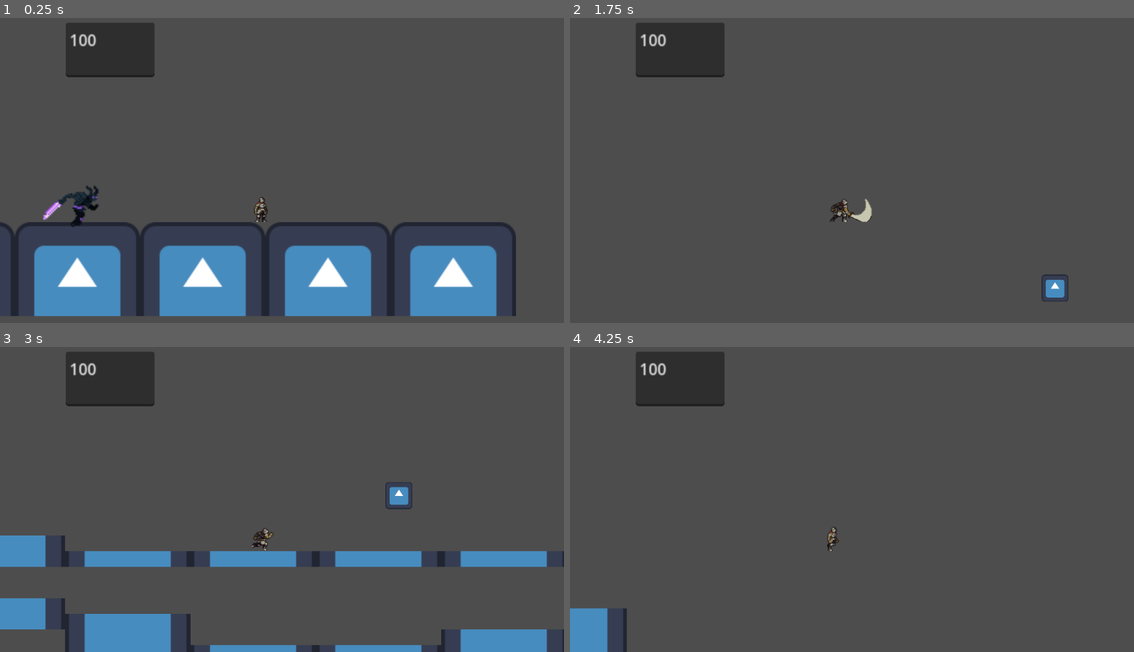
Above: before the commit, frames 1-4 (two rows, left to right).
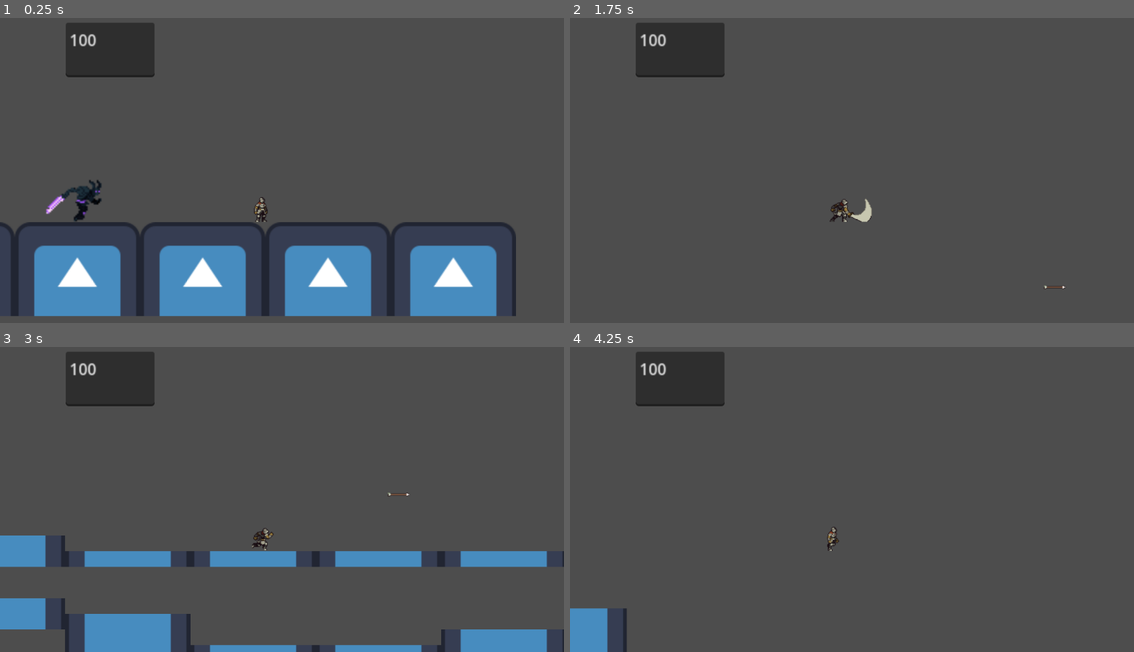
Above: after the commit, the same moments.

Repository: Xenon480/IST-Assignment-4
Game: Godot game, scene res://Level1.tscn
Two runs of this game, one before a commit and one after it. Both use one fixed random seed, a clock stepped at 60 frames per second and the inputs below. The project has no main scene, so this scene is started directly. The engine's default icon, where the game draws it, is replaced by a stand-in: a white triangle on a blue panel in a dark square.
Inputs (mouse positions are in pixels of both pictures, inside the frame that each line leads up to):
- Up to frame 1 (0.25 s): no input
- Up to frame 2 (1.75 s): move the mouse to (976, 149) at 0.52 s; hold D (move_right) from 0.53 s (still down); tap E (Dash) at 0.6 s; tap Space (jump) at 0.77, 1.52 s; move the mouse to (739, 179) at 1.27 s; click (739, 179) at 1.35 s
- Up to frame 3 (3 s): move the mouse to (338, 423) at 2.02 s; release D (move_right) at 2.03 s; hold A (move_left) 2.03-2.78 s; tap C (slide) at 2.1 s; move the mouse to (253, 557) at 2.77 s; hold D (move_right) from 2.78 s (still down); tap E (Dash) at 2.85 s
- Up to frame 4 (4.25 s): keep holding D (move_right); tap Space (jump) at 3.02, 3.77 s; move the mouse to (1021, 542) at 3.52 s; click (1021, 542) at 3.6 s

The runs differ from the first frame. In frame 1, 0.5% of the frame differs, in the area x 7-19%, y 53-69%; in frame 2, 0.3%; in frame 3, 0.3%; in frame 4, nothing differs.

Commit message:
MORE MORE MORE ANIMATIONS
ANIMATING IS SO ODAOPIWDJAWOIDJAOIWDJAOIWDJIAOWD

Diff:
--- a/ist-assignment/Projectile.tscn
+++ b/ist-assignment/Projectile.tscn
@@ -1,10 +1,10 @@
 [gd_scene load_steps=4 format=3 uid="uid://cibpsnn7ctoph"]
 
 [ext_resource type="Script" path="res://projectile.gd" id="1_0o28f"]
-[ext_resource type="Texture2D" uid="uid://dhvskcmvdcjmm" path="res://icon.svg" id="1_qwl0y"]
+[ext_resource type="Texture2D" uid="uid://dkqfwupbsw1pl" path="res://GandalfHardcore Archer/arrow.png" id="2_6wh14"]
 
 [sub_resource type="RectangleShape2D" id="RectangleShape2D_itm5b"]
-size = Vector2(24, 25)
+size = Vector2(24, 8)
 
 [node name="CharacterBody2D" type="CharacterBody2D"]
 position = Vector2(265, 111)
@@ -12,16 +12,16 @@
 metadata/Direction = Vector2(0, 0)
 
 [node name="Icon" type="Sprite2D" parent="."]
-position = Vector2(-7.99999, -3)
-scale = Vector2(0.214844, 0.214844)
-texture = ExtResource("1_qwl0y")
+position = Vector2(-8, -4)
+scale = Vector2(0.753712, 0.753712)
+texture = ExtResource("2_6wh14")
 metadata/Direction = Vector2(0, 0)
 
 [node name="Area2D" type="Area2D" parent="."]
 position = Vector2(-8, -3)
 
 [node name="CollisionShape2D" type="CollisionShape2D" parent="Area2D"]
-position = Vector2(0, -0.5)
+position = Vector2(0, -1)
 shape = SubResource("RectangleShape2D_itm5b")
 
 [connection signal="body_entered" from="Area2D" to="." method="_on_area_2d_body_entered"]
--- a/ist-assignment/Swordman.tscn
+++ b/ist-assignment/Swordman.tscn
@@ -1,97 +1,351 @@
-[gd_scene load_steps=22 format=3 uid="uid://b6ky51hpnw00j"]
+[gd_scene load_steps=62 format=3 uid="uid://b6ky51hpnw00j"]
 
 [ext_resource type="Script" path="res://theman.gd" id="1_agoay"]
 [ext_resource type="Texture2D" uid="uid://bmircm2t0dbio" path="res://Warrior Enemy/NightBorne.png" id="2_o1k7b"]
 
-[sub_resource type="AtlasTexture" id="AtlasTexture_g4qqd"]
-atlas = ExtResource("2_o1k7b")
-region = Rect2(0, 33, 80, 33)
-
-[sub_resource type="AtlasTexture" id="AtlasTexture_33qp5"]
-atlas = ExtResource("2_o1k7b")
-region = Rect2(80, 33, 80, 33)
-
-[sub_resource type="AtlasTexture" id="AtlasTexture_iq34l"]
-atlas = ExtResource("2_o1k7b")
-region = Rect2(160, 33, 80, 33)
-
-[sub_resource type="AtlasTexture" id="AtlasTexture_e0xwh"]
-atlas = ExtResource("2_o1k7b")
-region = Rect2(240, 33, 80, 33)
-
-[sub_resource type="AtlasTexture" id="AtlasTexture_j2me6"]
-atlas = ExtResource("2_o1k7b")
-region = Rect2(320, 33, 80, 33)
-
-[sub_resource type="AtlasTexture" id="AtlasTexture_wfnwp"]
-atlas = ExtResource("2_o1k7b")
-region = Rect2(400, 33, 80, 33)
-
-[sub_resource type="AtlasTexture" id="AtlasTexture_d5war"]
-atlas = ExtResource("2_o1k7b")
-region = Rect2(480, 33, 80, 33)
-
-[sub_resource type="AtlasTexture" id="AtlasTexture_f55wr"]
-atlas = ExtResource("2_o1k7b")
-region = Rect2(560, 33, 80, 33)
-
-[sub_resource type="AtlasTexture" id="AtlasTexture_7yehy"]
-atlas = ExtResource("2_o1k7b")
-region = Rect2(640, 33, 80, 33)
-
-[sub_resource type="AtlasTexture" id="AtlasTexture_424f3"]
-atlas = ExtResource("2_o1k7b")
-region = Rect2(0, 108, 80, 36)
-
-[sub_resource type="AtlasTexture" id="AtlasTexture_fbvk3"]
-atlas = ExtResource("2_o1k7b")
-region = Rect2(80, 108, 80, 36)
-
-[sub_resource type="AtlasTexture" id="AtlasTexture_fj5f6"]
-atlas = ExtResource("2_o1k7b")
-region = Rect2(160, 108, 80, 36)
-
-[sub_resource type="AtlasTexture" id="AtlasTexture_q0bua"]
-atlas = ExtResource("2_o1k7b")
-region = Rect2(240, 108, 80, 36)
-
-[sub_resource type="AtlasTexture" id="AtlasTexture_5x6j7"]
-atlas = ExtResource("2_o1k7b")
-region = Rect2(320, 108, 80, 36)
-
-[sub_resource type="AtlasTexture" id="AtlasTexture_jufrd"]
-atlas = ExtResource("2_o1k7b")
-region = Rect2(400, 108, 80, 36)
+[sub_resource type="AtlasTexture" id="AtlasTexture_8so7s"]
+atlas = ExtResource("2_o1k7b")
+region = Rect2(0, 329, 80, 56)
+
+[sub_resource type="AtlasTexture" id="AtlasTexture_odo0q"]
+atlas = ExtResource("2_o1k7b")
+region = Rect2(80, 329, 80, 56)
+
+[sub_resource type="AtlasTexture" id="AtlasTexture_8ei4a"]
+atlas = ExtResource("2_o1k7b")
+region = Rect2(160, 329, 80, 56)
+
+[sub_resource type="AtlasTexture" id="AtlasTexture_dh7uk"]
+atlas = ExtResource("2_o1k7b")
+region = Rect2(240, 329, 80, 56)
+
+[sub_resource type="AtlasTexture" id="AtlasTexture_m3vp1"]
+atlas = ExtResource("2_o1k7b")
+region = Rect2(320, 329, 80, 56)
+
+[sub_resource type="AtlasTexture" id="AtlasTexture_7gmof"]
+atlas = ExtResource("2_o1k7b")
+region = Rect2(400, 329, 80, 56)
+
+[sub_resource type="AtlasTexture" id="AtlasTexture_byb10"]
+atlas = ExtResource("2_o1k7b")
+region = Rect2(480, 329, 80, 56)
+
+[sub_resource type="AtlasTexture" id="AtlasTexture_yinm2"]
+atlas = ExtResource("2_o1k7b")
+region = Rect2(560, 329, 80, 56)
+
+[sub_resource type="AtlasTexture" id="AtlasTexture_8lrmx"]
+atlas = ExtResource("2_o1k7b")
+region = Rect2(640, 329, 80, 56)
+
+[sub_resource type="AtlasTexture" id="AtlasTexture_nsi0i"]
+atlas = ExtResource("2_o1k7b")
+region = Rect2(720, 329, 80, 56)
+
+[sub_resource type="AtlasTexture" id="AtlasTexture_llwyo"]
+atlas = ExtResource("2_o1k7b")
+region = Rect2(800, 329, 80, 56)
+
+[sub_resource type="AtlasTexture" id="AtlasTexture_3twy1"]
+atlas = ExtResource("2_o1k7b")
+region = Rect2(880, 329, 80, 56)
+
+[sub_resource type="AtlasTexture" id="AtlasTexture_mqkre"]
+atlas = ExtResource("2_o1k7b")
+region = Rect2(960, 329, 80, 56)
+
+[sub_resource type="AtlasTexture" id="AtlasTexture_ddwko"]
+atlas = ExtResource("2_o1k7b")
+region = Rect2(1040, 329, 80, 56)
+
+[sub_resource type="AtlasTexture" id="AtlasTexture_11nib"]
+atlas = ExtResource("2_o1k7b")
+region = Rect2(1120, 329, 80, 56)
+
+[sub_resource type="AtlasTexture" id="AtlasTexture_6722v"]
+atlas = ExtResource("2_o1k7b")
+region = Rect2(1200, 329, 80, 56)
+
+[sub_resource type="AtlasTexture" id="AtlasTexture_7megq"]
+atlas = ExtResource("2_o1k7b")
+region = Rect2(1280, 329, 80, 56)
+
+[sub_resource type="AtlasTexture" id="AtlasTexture_yuhy0"]
+atlas = ExtResource("2_o1k7b")
+region = Rect2(1360, 329, 80, 56)
+
+[sub_resource type="AtlasTexture" id="AtlasTexture_vj5ja"]
+atlas = ExtResource("2_o1k7b")
+region = Rect2(1440, 329, 80, 56)
+
+[sub_resource type="AtlasTexture" id="AtlasTexture_dk7sg"]
+atlas = ExtResource("2_o1k7b")
+region = Rect2(1520, 329, 80, 56)
+
+[sub_resource type="AtlasTexture" id="AtlasTexture_ros01"]
+atlas = ExtResource("2_o1k7b")
+region = Rect2(1600, 329, 80, 56)
+
+[sub_resource type="AtlasTexture" id="AtlasTexture_sm0pi"]
+atlas = ExtResource("2_o1k7b")
+region = Rect2(1680, 329, 80, 56)
+
+[sub_resource type="AtlasTexture" id="AtlasTexture_yqhuw"]
+atlas = ExtResource("2_o1k7b")
+region = Rect2(1760, 329, 80, 56)
+
+[sub_resource type="AtlasTexture" id="AtlasTexture_nfx13"]
+atlas = ExtResource("2_o1k7b")
+region = Rect2(0, 249, 80, 56)
+
+[sub_resource type="AtlasTexture" id="AtlasTexture_p16r8"]
+atlas = ExtResource("2_o1k7b")
+region = Rect2(80, 249, 80, 56)
+
+[sub_resource type="AtlasTexture" id="AtlasTexture_7u412"]
+atlas = ExtResource("2_o1k7b")
+region = Rect2(160, 249, 80, 56)
+
+[sub_resource type="AtlasTexture" id="AtlasTexture_ait25"]
+atlas = ExtResource("2_o1k7b")
+region = Rect2(240, 249, 80, 56)
+
+[sub_resource type="AtlasTexture" id="AtlasTexture_lgchf"]
+atlas = ExtResource("2_o1k7b")
+region = Rect2(320, 249, 80, 56)
+
+[sub_resource type="AtlasTexture" id="AtlasTexture_vy3o0"]
+atlas = ExtResource("2_o1k7b")
+region = Rect2(0, 8, 80, 56)
+
+[sub_resource type="AtlasTexture" id="AtlasTexture_3l5go"]
+atlas = ExtResource("2_o1k7b")
+region = Rect2(80, 8, 80, 56)
+
+[sub_resource type="AtlasTexture" id="AtlasTexture_pbx0p"]
+atlas = ExtResource("2_o1k7b")
+region = Rect2(160, 8, 80, 56)
+
+[sub_resource type="AtlasTexture" id="AtlasTexture_mtxb3"]
+atlas = ExtResource("2_o1k7b")
+region = Rect2(240, 8, 80, 56)
+
+[sub_resource type="AtlasTexture" id="AtlasTexture_tkf8n"]
+atlas = ExtResource("2_o1k7b")
+region = Rect2(320, 8, 80, 56)
+
+[sub_resource type="AtlasTexture" id="AtlasTexture_82fb0"]
+atlas = ExtResource("2_o1k7b")
+region = Rect2(400, 8, 80, 56)
+
+[sub_resource type="AtlasTexture" id="AtlasTexture_a6kw7"]
+atlas = ExtResource("2_o1k7b")
+region = Rect2(480, 8, 80, 56)
+
+[sub_resource type="AtlasTexture" id="AtlasTexture_jovky"]
+atlas = ExtResource("2_o1k7b")
+region = Rect2(560, 8, 80, 56)
+
+[sub_resource type="AtlasTexture" id="AtlasTexture_k0mrr"]
+atlas = ExtResource("2_o1k7b")
+region = Rect2(640, 8, 80, 56)
+
+[sub_resource type="AtlasTexture" id="AtlasTexture_mf4xc"]
+atlas = ExtResource("2_o1k7b")
+region = Rect2(0, 89, 80, 56)
+
+[sub_resource type="AtlasTexture" id="AtlasTexture_nd6am"]
+atlas = ExtResource("2_o1k7b")
+region = Rect2(80, 89, 80, 56)
+
+[sub_resource type="AtlasTexture" id="AtlasTexture_3wx8i"]
+atlas = ExtResource("2_o1k7b")
+region = Rect2(160, 89, 80, 56)
+
+[sub_resource type="AtlasTexture" id="AtlasTexture_jvwwl"]
+atlas = ExtResource("2_o1k7b")
+region = Rect2(240, 89, 80, 56)
+
+[sub_resource type="AtlasTexture" id="AtlasTexture_g0lm4"]
+atlas = ExtResource("2_o1k7b")
+region = Rect2(320, 89, 80, 56)
+
+[sub_resource type="AtlasTexture" id="AtlasTexture_7fik7"]
+atlas = ExtResource("2_o1k7b")
+region = Rect2(400, 89, 80, 56)
+
+[sub_resource type="AtlasTexture" id="AtlasTexture_crtqg"]
+atlas = ExtResource("2_o1k7b")
+region = Rect2(0, 168, 80, 56)
+
+[sub_resource type="AtlasTexture" id="AtlasTexture_pn3bv"]
+atlas = ExtResource("2_o1k7b")
+region = Rect2(80, 168, 80, 56)
+
+[sub_resource type="AtlasTexture" id="AtlasTexture_f8bsb"]
+atlas = ExtResource("2_o1k7b")
+region = Rect2(160, 168, 80, 56)
+
+[sub_resource type="AtlasTexture" id="AtlasTexture_7lpsf"]
+atlas = ExtResource("2_o1k7b")
+region = Rect2(240, 168, 80, 56)
+
+[sub_resource type="AtlasTexture" id="AtlasTexture_b2wkq"]
+atlas = ExtResource("2_o1k7b")
+region = Rect2(320, 168, 80, 56)
+
+[sub_resource type="AtlasTexture" id="AtlasTexture_odawf"]
+atlas = ExtResource("2_o1k7b")
+region = Rect2(400, 168, 80, 56)
+
+[sub_resource type="AtlasTexture" id="AtlasTexture_qc3si"]
+atlas = ExtResource("2_o1k7b")
+region = Rect2(480, 168, 80, 56)
+
+[sub_resource type="AtlasTexture" id="AtlasTexture_li7yt"]
+atlas = ExtResource("2_o1k7b")
+region = Rect2(560, 168, 80, 56)
+
+[sub_resource type="AtlasTexture" id="AtlasTexture_1ie6i"]
+atlas = ExtResource("2_o1k7b")
+region = Rect2(640, 168, 80, 56)
+
+[sub_resource type="AtlasTexture" id="AtlasTexture_dx3b1"]
+atlas = ExtResource("2_o1k7b")
+region = Rect2(720, 168, 80, 56)
+
+[sub_resource type="AtlasTexture" id="AtlasTexture_d2qs7"]
+atlas = ExtResource("2_o1k7b")
+region = Rect2(800, 168, 80, 56)
+
+[sub_resource type="AtlasTexture" id="AtlasTexture_4csgm"]
+atlas = ExtResource("2_o1k7b")
+region = Rect2(880, 168, 80, 56)
 
 [sub_resource type="SpriteFrames" id="SpriteFrames_8wwo4"]
 animations = [{
 "frames": [{
 "duration": 1.0,
-"texture": SubResource("AtlasTexture_g4qqd")
-}, {
-"duration": 1.0,
-"texture": SubResource("AtlasTexture_33qp5")
-}, {
-"duration": 1.0,
-"texture": SubResource("AtlasTexture_iq34l")
-}, {
-"duration": 1.0,
-"texture": SubResource("AtlasTexture_e0xwh")
-}, {
-"duration": 1.0,
-"texture": SubResource("AtlasTexture_j2me6")
-}, {
-"duration": 1.0,
-"texture": SubResource("AtlasTexture_wfnwp")
-}, {
-"duration": 1.0,
-"texture": SubResource("AtlasTexture_d5war")
-}, {
-"duration": 1.0,
-"texture": SubResource("AtlasTexture_f55wr")
-}, {
-"duration": 1.0,
-"texture": SubResource("AtlasTexture_7yehy")
+"texture": SubResource("AtlasTexture_8so7s")
+}, {
+"duration": 1.0,
+"texture": SubResource("AtlasTexture_odo0q")
+}, {
+"duration": 1.0,
+"texture": SubResource("AtlasTexture_8ei4a")
+}, {
+"duration": 1.0,
+"texture": SubResource("AtlasTexture_dh7uk")
+}, {
+"duration": 1.0,
+"texture": SubResource("AtlasTexture_m3vp1")
+}, {
+"duration": 1.0,
+"texture": SubResource("AtlasTexture_7gmof")
+}, {
+"duration": 1.0,
+"texture": SubResource("AtlasTexture_byb10")
+}, {
+"duration": 1.0,
+"texture": SubResource("AtlasTexture_yinm2")
+}, {
+"duration": 1.0,
+"texture": SubResource("AtlasTexture_8lrmx")
+}, {
+"duration": 1.0,
+"texture": SubResource("AtlasTexture_nsi0i")
+}, {
+"duration": 1.0,
+"texture": SubResource("AtlasTexture_llwyo")
+}, {
+"duration": 1.0,
+"texture": SubResource("AtlasTexture_3twy1")
+}, {
+"duration": 1.0,
+"texture": SubResource("AtlasTexture_mqkre")
+}, {
+"duration": 1.0,
+"texture": SubResource("AtlasTexture_ddwko")
+}, {
+"duration": 1.0,
+"texture": SubResource("AtlasTexture_11nib")
+}, {
+"duration": 1.0,
+"texture": SubResource("AtlasTexture_6722v")
+}, {
+"duration": 1.0,
+"texture": SubResource("AtlasTexture_7megq")
+}, {
+"duration": 1.0,
+"texture": SubResource("AtlasTexture_yuhy0")
+}, {
+"duration": 1.0,
+"texture": SubResource("AtlasTexture_vj5ja")
+}, {
+"duration": 1.0,
+"texture": SubResource("AtlasTexture_dk7sg")
+}, {
+"duration": 1.0,
+"texture": SubResource("AtlasTexture_ros01")
+}, {
+"duration": 1.0,
+"texture": SubResource("AtlasTexture_sm0pi")
+}, {
+"duration": 1.0,
+"texture": SubResource("AtlasTexture_yqhuw")
+}],
+"loop": true,
+"name": &"Sword-enemy-Death",
+"speed": 12.0
+}, {
+"frames": [{
+"duration": 1.0,
+"texture": SubResource("AtlasTexture_nfx13")
+}, {
+"duration": 1.0,
+"texture": SubResource("AtlasTexture_p16r8")
+}, {
+"duration": 1.0,
+"texture": SubResource("AtlasTexture_7u412")
+}, {
+"duration": 1.0,
+"texture": SubResource("AtlasTexture_ait25")
+}, {
+"duration": 1.0,
+"texture": SubResource("AtlasTexture_lgchf")
+}],
+"loop": true,
+"name": &"Sword-enemy-Hurt",
+"speed": 10.0
+}, {
+"frames": [{
+"duration": 1.0,
+"texture": SubResource("AtlasTexture_vy3o0")
+}, {
+"duration": 1.0,
+"texture": SubResource("AtlasTexture_3l5go")
+}, {
+"duration": 1.0,
+"texture": SubResource("AtlasTexture_pbx0p")
+}, {
+"duration": 1.0,
+"texture": SubResource("AtlasTexture_mtxb3")
+}, {
+"duration": 1.0,
+"texture": SubResource("AtlasTexture_tkf8n")
+}, {
+"duration": 1.0,
+"texture": SubResource("AtlasTexture_82fb0")
+}, {
+"duration": 1.0,
+"texture": SubResource("AtlasTexture_a6kw7")
+}, {
+"duration": 1.0,
+"texture": SubResource("AtlasTexture_jovky")
+}, {
+"duration": 1.0,
+"texture": SubResource("AtlasTexture_k0mrr")
 }],
 "loop": true,
 "name": &"Sword-enemy-Idle",
@@ -99,26 +353,67 @@
 }, {
 "frames": [{
 "duration": 1.0,
-"texture": SubResource("AtlasTexture_424f3")
-}, {
-"duration": 1.0,
-"texture": SubResource("AtlasTexture_fbvk3")
-}, {
-"duration": 1.0,
-"texture": SubResource("AtlasTexture_fj5f6")
-}, {
-"duration": 1.0,
-"texture": SubResource("AtlasTexture_q0bua")
-}, {
-"duration": 1.0,
-"texture": SubResource("AtlasTexture_5x6j7")
-}, {
-"duration": 1.0,
-"texture": SubResource("AtlasTexture_jufrd")
+"texture": SubResource("AtlasTexture_mf4xc")
+}, {
+"duration": 1.0,
+"texture": SubResource("AtlasTexture_nd6am")
+}, {
+"duration": 1.0,
+"texture": SubResource("AtlasTexture_3wx8i")
+}, {
+"duration": 1.0,
+"texture": SubResource("AtlasTexture_jvwwl")
+}, {
+"duration": 1.0,
+"texture": SubResource("AtlasTexture_g0lm4")
+}, {
+"duration": 1.0,
+"texture": SubResource("AtlasTexture_7fik7")
 }],
 "loop": true,
 "name": &"Sword-enemy-Run",
 "speed": 10.0
+}, {
+"frames": [{
+"duration": 1.0,
+"texture": SubResource("AtlasTexture_crtqg")
+}, {
+"duration": 1.0,
+"texture": SubResource("AtlasTexture_pn3bv")
+}, {
+"duration": 1.0,
+"texture": SubResource("AtlasTexture_f8bsb")
+}, {
+"duration": 1.0,
+"texture": SubResource("AtlasTexture_7lpsf")
+}, {
+"duration": 1.0,
+"texture": SubResource("AtlasTexture_b2wkq")
+}, {
+"duration": 1.0,
+"texture": SubResource("AtlasTexture_odawf")
+}, {
+"duration": 1.0,
+"texture": SubResource("AtlasTexture_qc3si")
+}, {
+"duration": 1.0,
+"texture": SubResource("AtlasTexture_li7yt")
+}, {
+"duration": 1.0,
+"texture": SubResource("AtlasTexture_1ie6i")
+}, {
+"duration": 1.0,
+"texture": SubResource("AtlasTexture_dx3b1")
+}, {
+"duration": 1.0,
+"texture": SubResource("AtlasTexture_d2qs7")
+}, {
+"duration": 1.0,
+"texture": SubResource("AtlasTexture_4csgm")
+}],
+"loop": true,
+"name": &"Sword-enemy-Slash",
+"speed": 12.0
 }]
 
 [sub_resource type="RectangleShape2D" id="RectangleShape2D_oieio"]
@@ -137,10 +432,11 @@
 metadata/Health = 100
 
 [node name="AnimatedSprite2D" type="AnimatedSprite2D" parent="."]
-position = Vector2(-2, -1)
+position = Vector2(1, -21)
 scale = Vector2(1.56061, 1.56061)
 sprite_frames = SubResource("SpriteFrames_8wwo4")
-animation = &"Sword-enemy-Idle"
+animation = &"Sword-enemy-Death"
+frame_progress = 0.875652
 
 [node name="CollisionShape2D" type="CollisionShape2D" parent="."]
 position = Vector2(0, -1)
@@ -149,7 +445,7 @@
 [node name="Area2D" type="Area2D" parent="."]
 
 [node name="CollisionShape2D" type="CollisionShape2D" parent="Area2D"]
-position = Vector2(5, 1)
+position = Vector2(14, 1)
 shape = SubResource("RectangleShape2D_f63c3")
 
 [node name="Timer" type="Timer" parent="."]
--- a/ist-assignment/character_body_2d.tscn
+++ b/ist-assignment/character_body_2d.tscn
@@ -1,9 +1,10 @@
-[gd_scene load_steps=52 format=3 uid="uid://benrwa8mmy06w"]
+[gd_scene load_steps=56 format=3 uid="uid://benrwa8mmy06w"]
 
 [ext_resource type="Script" path="res://character_body_2d.gd" id="1_ihqp5"]
 [ext_resource type="Texture2D" uid="uid://sfpskei2m7xr" path="res://Sprite Sheets/Run.png" id="2_lpoq2"]
 [ext_resource type="Texture2D" uid="uid://7wwpsc17py7q" path="res://Sprite Sheets/Dash.png" id="2_pocnw"]
 [ext_resource type="Texture2D" uid="uid://ctj0w256get3c" path="res://Sprite Sheets/Idle.png" id="2_wfsdl"]
+[ext_resource type="Texture2D" uid="uid://b6vliqln6fam1" path="res://Sprite Sheets/Fall.png" id="3_ltmo8"]
 [ext_resource type="Texture2D" uid="uid://ca2igfyudtjm7" path="res://Sprite Sheets/Slide.png" id="4_bwei0"]
 [ext_resource type="Texture2D" uid="uid://cu3xppncnnwya" path="res://Sprite Sheets/Slide End].png" id="6_troxi"]
 [ext_resource type="Texture2D" uid="uid://l81o0c5lbjn7" path="res://Sprite Sheets/Slide Start.png" id="7_i6tpf"]
@@ -18,6 +19,18 @@
 atlas = ExtResource("2_pocnw")
 region = Rect2(120, 39, 120, 41)
 
+[sub_resource type="AtlasTexture" id="AtlasTexture_157rg"]
+atlas = ExtResource("3_ltmo8")
+region = Rect2(0, 39, 120, 41)
+
+[sub_resource type="AtlasTexture" id="AtlasTexture_a74ie"]
+atlas = ExtResource("3_ltmo8")
+region = Rect2(120, 39, 120, 41)
+
+[sub_resource type="AtlasTexture" id="AtlasTexture_7lmk4"]
+atlas = ExtResource("3_ltmo8")
+region = Rect2(240, 39, 120, 41)
+
 [sub_resource type="AtlasTexture" id="AtlasTexture_ttupo"]
 atlas = ExtResource("2_wfsdl")
 region = Rect2(0, 39, 120, 41)
@@ -178,6 +191,20 @@
 "loop": true,
 "name": &"Dash",
 "speed": 5.0
+}, {
+"frames": [{
+"duration": 1.0,
+"texture": SubResource("AtlasTexture_157rg")
+}, {
+"duration": 1.0,
+"texture": SubResource("AtlasTexture_a74ie")
+}, {
+"duration": 1.0,
+"texture": SubResource("AtlasTexture_7lmk4")
+}],
+"loop": true,
+"name": &"Fall",
+"speed": 10.0
 }, {
 "frames": [{
 "duration": 1.0,
@@ -352,8 +379,8 @@
 position = Vector2(-18, 45)
 scale = Vector2(0.66, 0.66)
 sprite_frames = SubResource("SpriteFrames_up5i5")
-animation = &"Slide End"
-frame_progress = 0.486129
+animation = &"Fall"
+frame_progress = 0.337306
 
 [node name="CollisionShape2D" type="CollisionShape2D" parent="."]
 position = Vector2(-19.875, 46.5)
Binary file added: ist-assignment/Sprite Sheets/Fall.png
Not shown, added: ist-assignment/Sprite Sheets/Fall.png.import
Binary file added: ist-assignment/Sprite Sheets/Jump.png
Not shown, added: ist-assignment/Sprite Sheets/Jump.png.import
